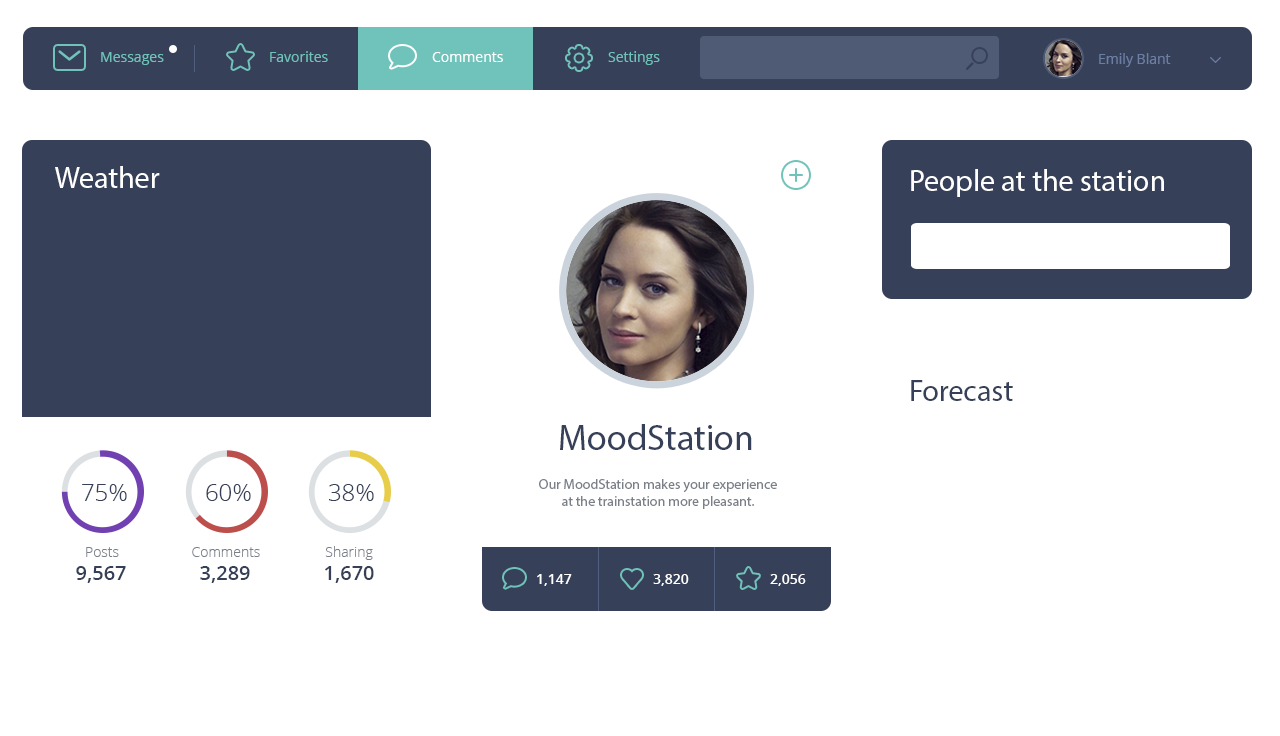
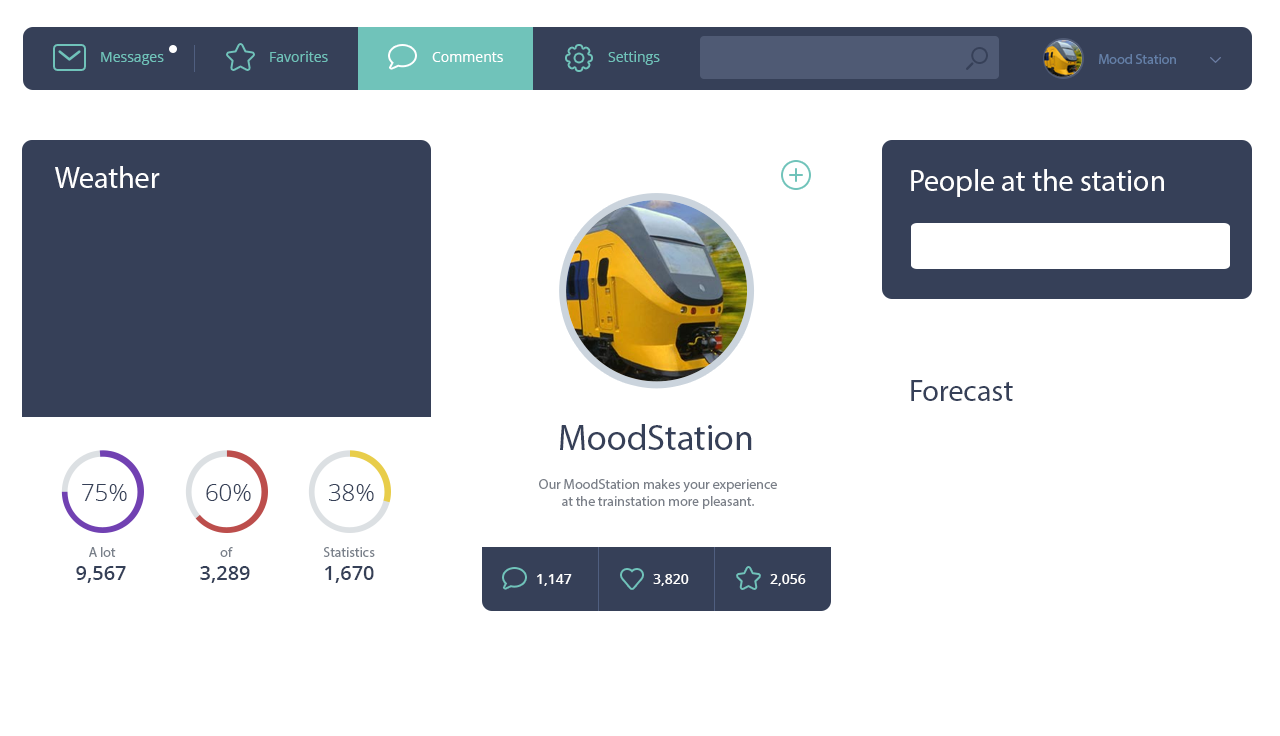
The second 1280x736 image is a revision of the first. Changes to its layers:
added layer "Layer 4" in group "Profile" over [left=1044, top=40, right=1082, bottom=77]
hid "Layer 4 copy" over [left=1045, top=40, right=1082, bottom=76]
renamed "Emily Blant" to "Mood Station", painted on it over [left=1099, top=53, right=1176, bottom=67]
renamed "Sharing" to "Statistics", painted on it over [left=323, top=546, right=375, bottom=560]
renamed "Comments" to "of", painted on it over [left=192, top=547, right=260, bottom=557]
renamed "Posts" to "A lot", painted on it over [left=86, top=547, right=119, bottom=557]
added layer "Layer 3" in group "profile" over [left=566, top=200, right=748, bottom=382]
hid "photo" (5th of 12, in "profile") over [left=566, top=200, right=748, bottom=382]
